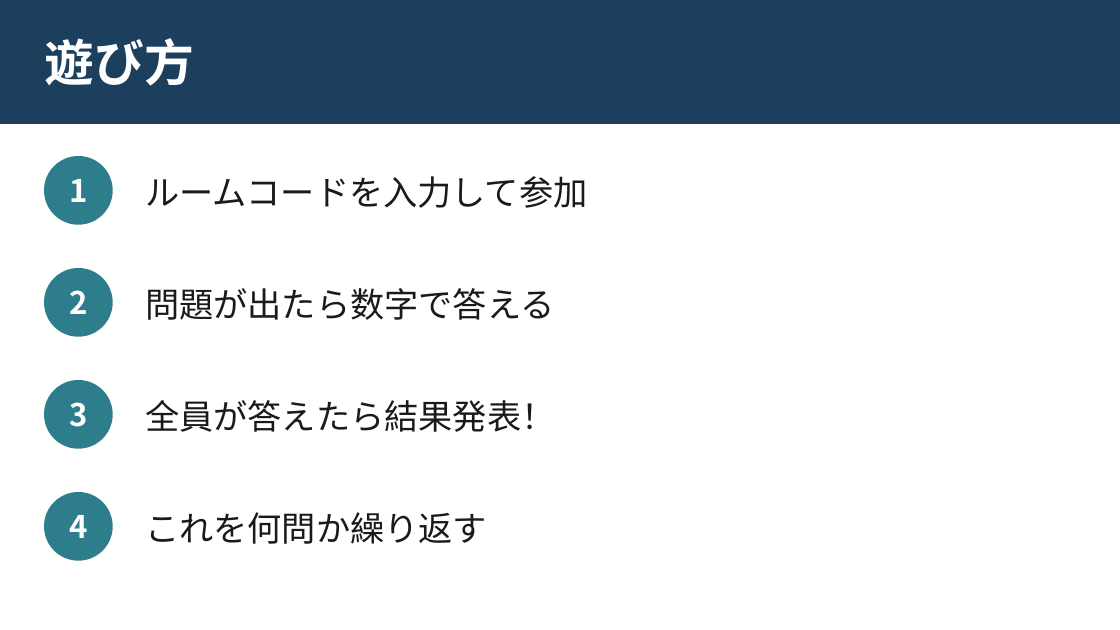
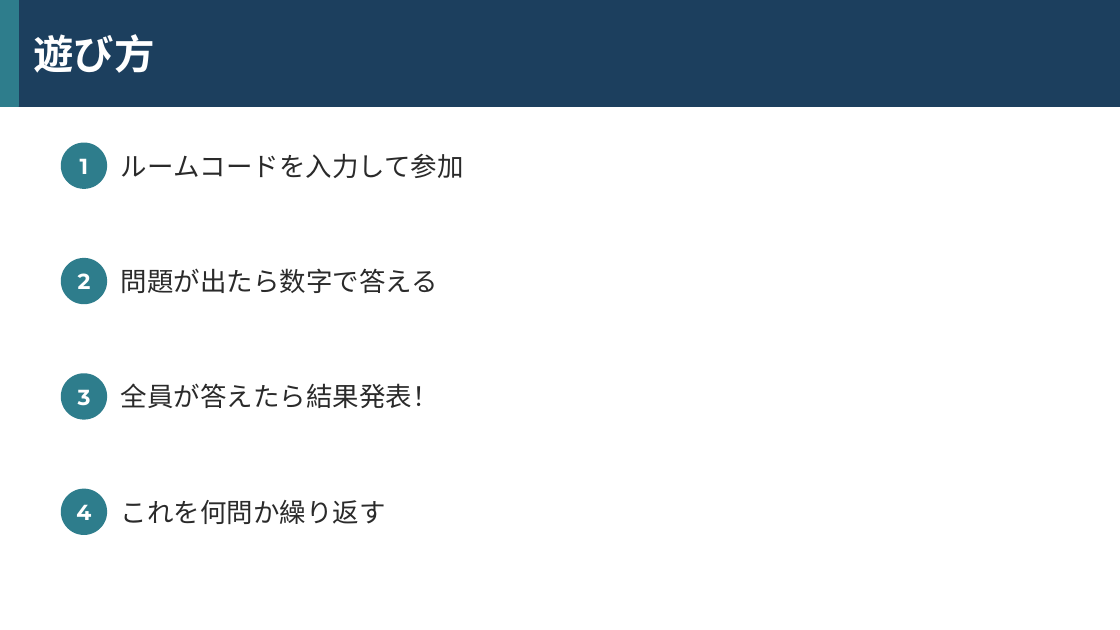
Before and after one commit to tagiiii/roomk-tools, a slide deck: slide 4 of docs/iisen-show-guide.pptx. Drawn at 1120x630 pixels with LibreOffice and Linux fonts; fonts in the diff are those of the drawing. Boxes give left, top, right and bottom in pixels: in the first picture for what was removed or moved away, otherwise in the second. Text is boxed around its words. In the diff, an @@ line names an element or a change of style, - is before the commit and + after.

```diff
--- a/docs/iisen-show-guide.pptx
+++ b/docs/iisen-show-guide.pptx
@@ rectangle: place and size @@
-rectangle at <box>0,0,1120,123</box>
+rectangle at <box>0,0,1120,106</box>
@@ rectangle added at <box>0,0,18,106</box>, fill #2E7D8C, outline #2E7D8C 1 pt @@
@@ text "遊び方": place and size @@
-text "遊び方" at <box>45,38,194,86</box>
+text "遊び方" at <box>34,34,155,73</box>
@@ text "遊び方" at <box>34,34,155,73</box>: size 32 to 26 pt, font Noto Sans CJK JP to Montserrat @@
@@ size 20 to 14 pt, font Noto Sans CJK JP to Montserrat in 4 elements at <box>76,504,91,520</box>, <box>78,389,91,406</box>, <box>78,273,91,289</box>, <box>80,158,89,174</box> @@
@@ text "1": place and size @@
-text "1" at <box>69,179,87,202</box>
+text "1" at <box>80,158,89,174</box>
@@ ellipse: place and size @@
-ellipse at <box>45,157,112,224</box>
+ellipse at <box>62,143,106,188</box>
@@ size 22 to 17 pt, font Noto Sans CJK JP to Calibri, text colour #1A1A1A to #2A2A2A in 4 elements at <box>121,500,386,524</box>, <box>121,383,439,408</box>, <box>121,268,438,293</box>, <box>121,153,464,178</box> @@
@@ text "ルームコードを入力して参加": place and size @@
-text "ルームコードを入力して参加" at <box>145,176,587,208</box>
+text "ルームコードを入力して参加" at <box>121,153,464,178</box>
@@ text "2": place and size @@
-text "2" at <box>69,290,87,314</box>
+text "2" at <box>78,273,91,289</box>
@@ ellipse: place and size @@
-ellipse at <box>45,269,112,336</box>
+ellipse at <box>62,259,106,304</box>
@@ text "問題が出たら数字で答える": place and size @@
-text "問題が出たら数字で答える" at <box>145,288,554,320</box>
+text "問題が出たら数字で答える" at <box>121,268,438,293</box>
@@ text "3": place and size @@
-text "3" at <box>69,402,87,427</box>
+text "3" at <box>78,389,91,406</box>
@@ ellipse: place and size @@
-ellipse at <box>45,381,112,448</box>
+ellipse at <box>62,374,106,419</box>
@@ text "全員が答えたら結果発表！": place and size @@
-text "全員が答えたら結果発表！" at <box>145,400,555,432</box>
+text "全員が答えたら結果発表！" at <box>121,383,439,408</box>
@@ text "4": place and size @@
-text "4" at <box>69,515,87,538</box>
+text "4" at <box>76,504,91,520</box>
@@ ellipse: place and size @@
-ellipse at <box>45,493,112,560</box>
+ellipse at <box>62,489,106,534</box>
@@ text "これを何問か繰り返す": place and size @@
-text "これを何問か繰り返す" at <box>145,512,487,544</box>
+text "これを何問か繰り返す" at <box>121,500,386,524</box>
```
Also in this commit, not shown: 5 other slides changed, 2 other files.
